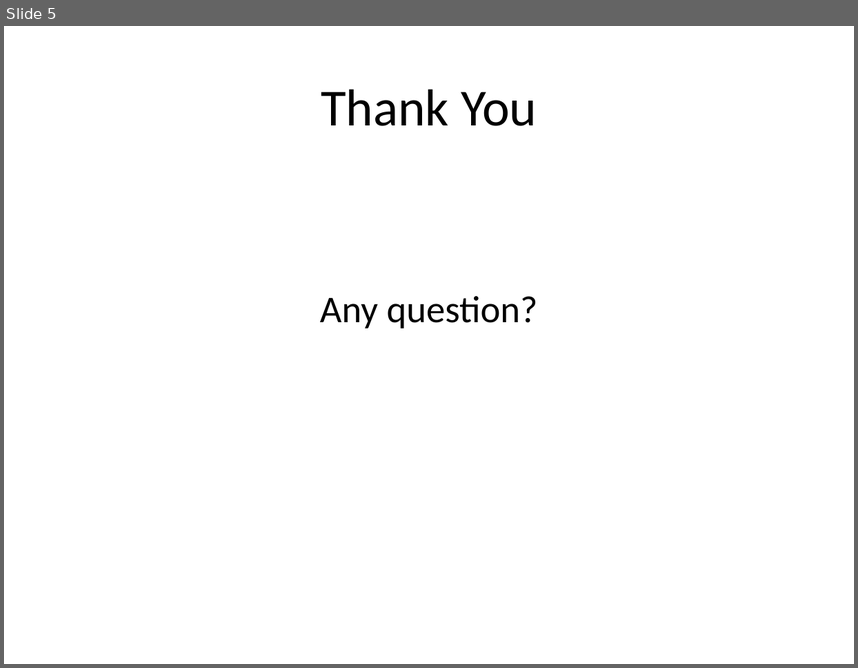
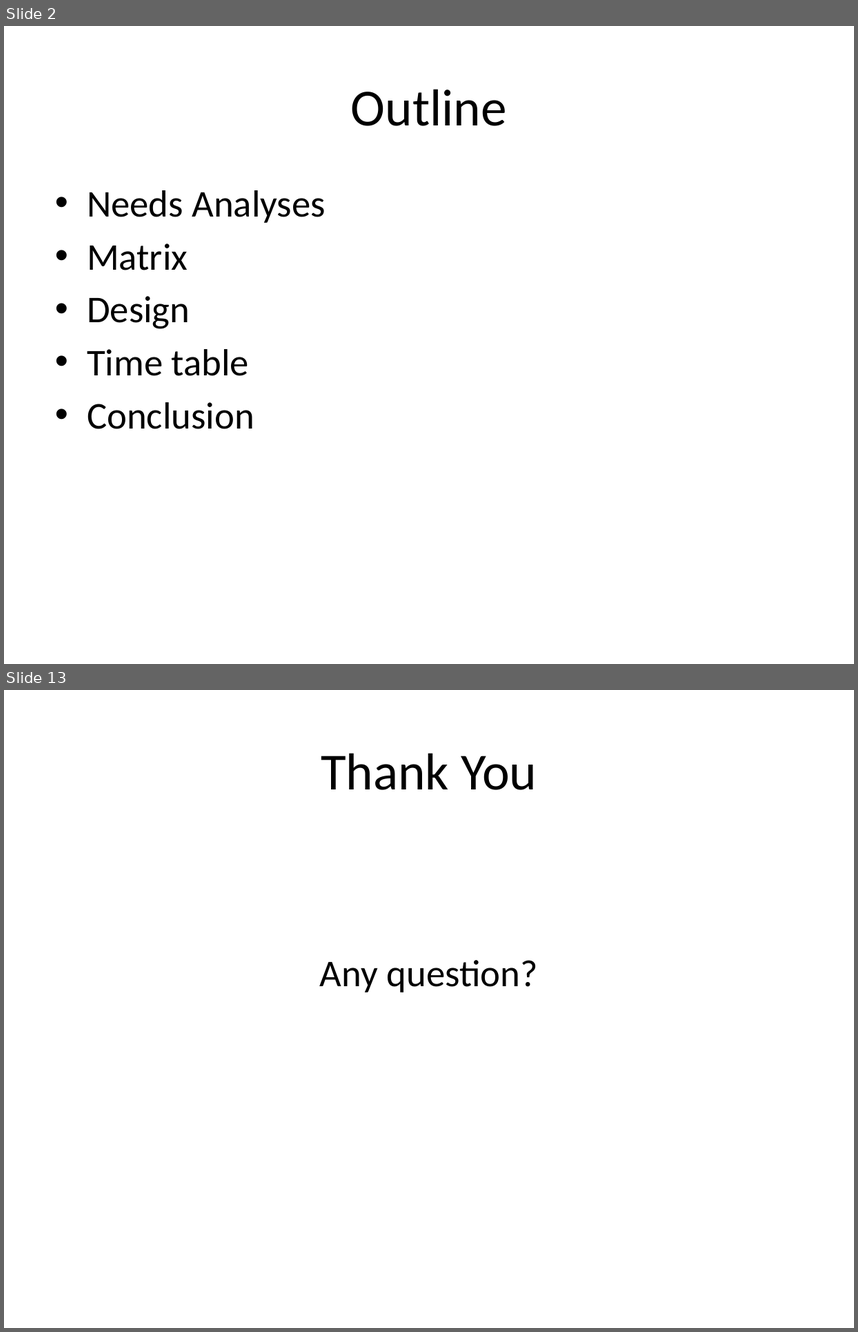
Before and after one commit to kaxi1111/SB, a slide deck: Final Research Presentation.pptx. Shown one above the other, each under a label of ours: slide 5 before the commit, slides 2 and 13 after it; the slides between them are not shown. The pictures are 858x668 and 858x1332 pixels, drawn with LibreOffice and Linux fonts; fonts in the diff are those of the drawing. Boxes give left, top, right and bottom in pixels: in the first picture for what was removed or moved away, otherwise in the second. Text is boxed around its words. In the diff, an @@ line names an element or a change of style, - is before the commit and + after.

```diff
--- a/Final Research Presentation.pptx
+++ b/Final Research Presentation.pptx
@@ slide 2 added at [4,26,854,664], background #FFFFFF @@
@@ title added at [351,89,507,126], 44 pt, text #000000 @@
+Outline
@@ text added at [87,190,326,429], 32 pt, text #000000 @@
+• Needs Analyses
+• Matrix
+• Design
+• Time table
+• Conclusion
@@ what was slide 5 is now slide 13 @@
```
Also in this commit, not shown: 3 slides changed, 8 other slides added, 1 slide removed, 2 other files.
